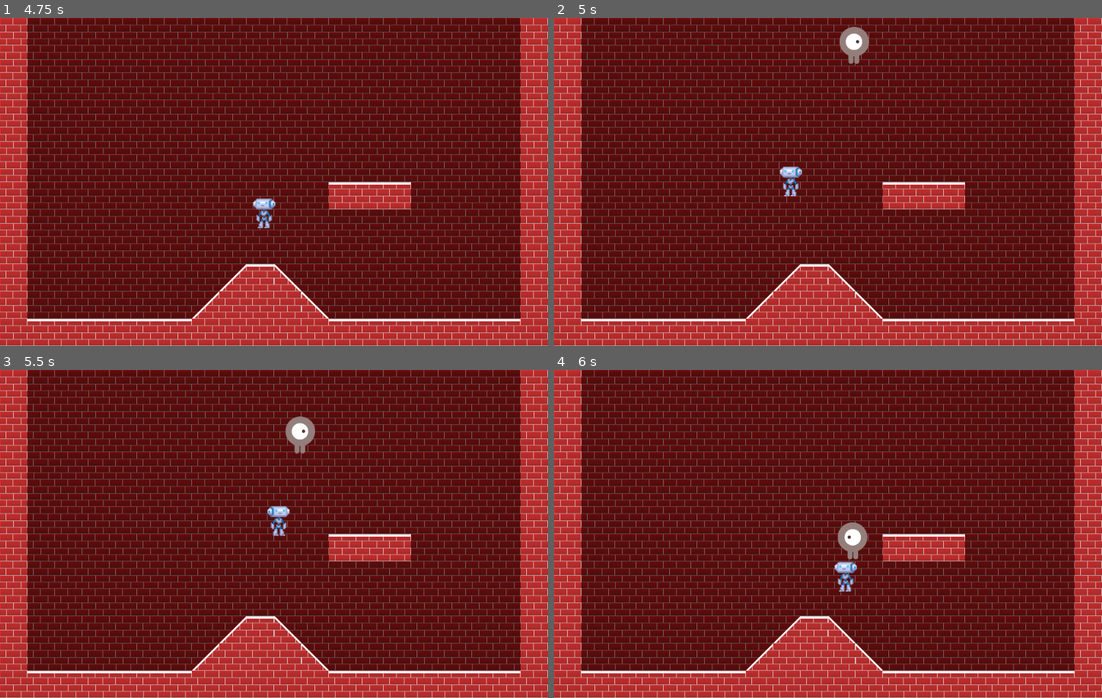
Above: before the commit, frames 1-4 (two rows, left to right).
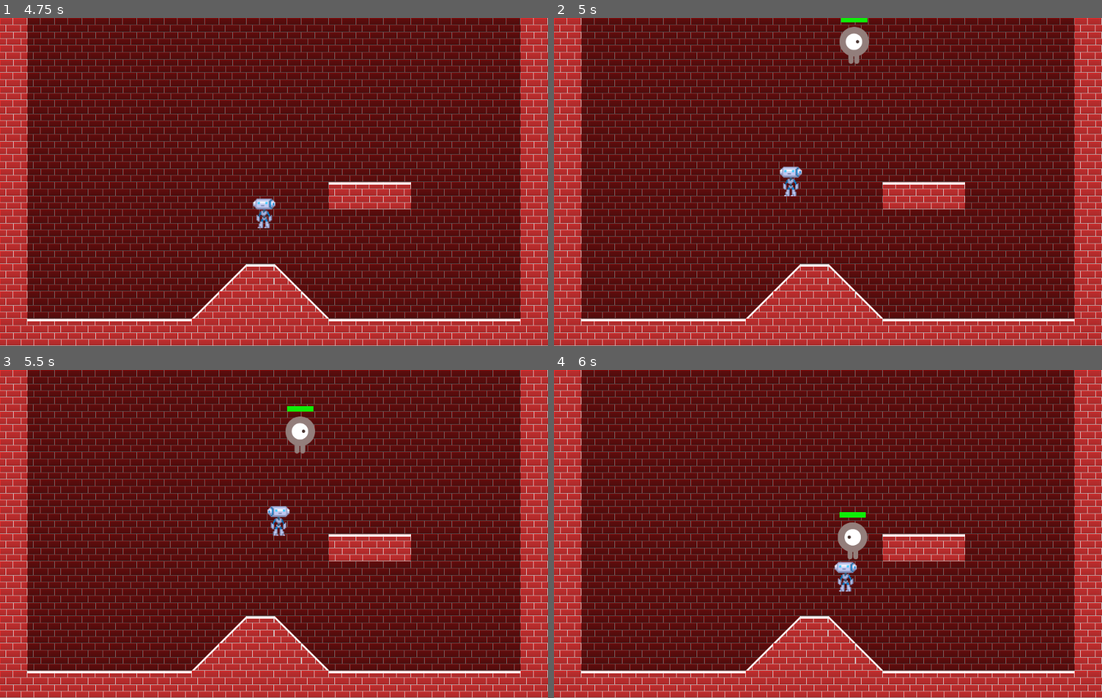
Above: after the commit, the same moments.

Repository: Ruefa/godot_test
Game: Godot game, scene res://Main.tscn
Same seed, same stepped clock (60 frames per second), same inputs: the game is played once before the commit and once after it.
Inputs:
- Up to frame 1 (4.75 s): tap Enter at 0.5 s; hold Right (ui_right) 0.53-2.03 s; tap Up (ui_up) at 0.77, 1.52, 3.02, 3.77, 4.52 s; hold Left (ui_left) 2.03-2.78 s; hold Right (ui_right) 2.78-4.28 s; hold Left (ui_left) from 4.28 s (still down)
- Up to frame 2 (5 s): keep holding Left (ui_left)
- Up to frame 3 (5.5 s): release Left (ui_left) at 5.03 s; hold Right (ui_right) from 5.03 s (still down)
- Up to frame 4 (6 s): release Right (ui_right) at 5.78 s; hold Left (ui_left) from 5.78 s (still down)

Frame 1 is identical in both runs. In frame 2, less than 0.1% of the frame differs, in the area x 52-58%, y 0-2%; in frame 3, less than 0.1%, in the area x 52-58%, y 10-13%; in frame 4, less than 0.1%.

Commit message:
added healthbar to monster

Diff:
--- a/Side Scroll/Monster.tscn
+++ b/Side Scroll/Monster.tscn
@@ -11,6 +11,12 @@
 "name": "default",
 "speed": 5.0
 } ]
+
+[sub_resource type="StyleBoxFlat" id=2]
+bg_color = Color( 0.0627451, 0.933333, 0.0352941, 1 )
+
+[sub_resource type="StyleBoxFlat" id=3]
+bg_color = Color( 0.898039, 0.0666667, 0.0666667, 1 )
 
 [node name="Monster" type="KinematicBody2D" groups=[
 "Enemy",
@@ -31,4 +37,16 @@
 [node name="PauseTimer" type="Timer" parent="."]
 one_shot = true
 
+[node name="HealthBar" type="ProgressBar" parent="."]
+margin_left = -46.8624
+margin_top = -105.0
+margin_right = 48.1376
+margin_bottom = -85.0
+custom_styles/fg = SubResource( 2 )
+custom_styles/bg = SubResource( 3 )
+custom_colors/font_color_shadow = Color( 0, 0, 0, 1 )
+step = 1.0
+value = 100.0
+percent_visible = false
+
 [connection signal="timeout" from="MoveTimer" to="." method="_on_MoveTimer_timeout"]
Not shown: 1 places in Side Scroll/Monster.tscn that only renumber resources
